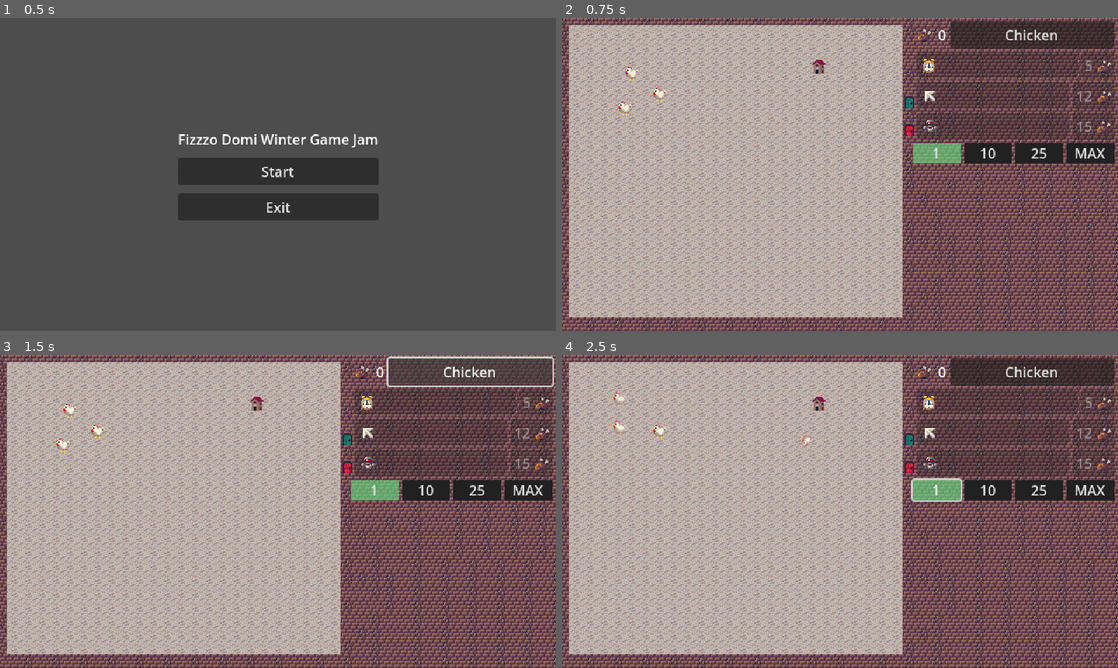
Above: before the commit, frames 1-4 (two rows, left to right).
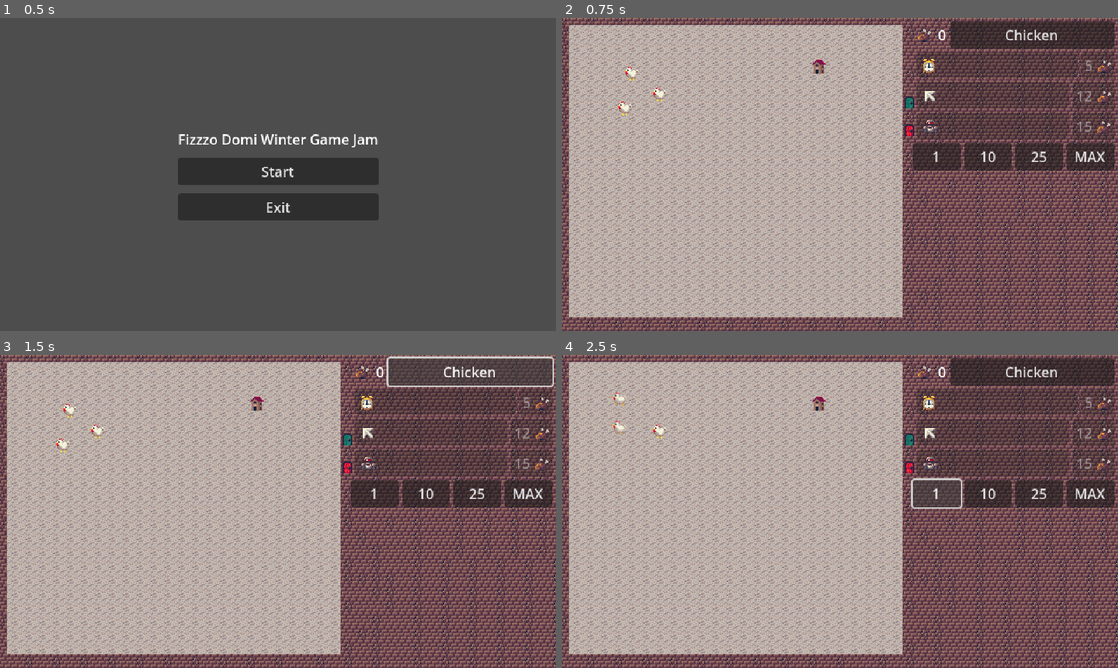
Above: after the commit, the same moments.

Repository: hostdos/WGJ25
Game: Godot game, scene res://scenes/main_menu.tscn
Same seed, same stepped clock (60 frames per second), same inputs: the game is played once before the commit and once after it.
Inputs:
- Up to frame 1 (0.5 s): no input
- Up to frame 2 (0.75 s): click "Start" at 0.5 s
- Up to frame 3 (1.5 s): click "Chicken" at 1.25 s
- Up to frame 4 (2.5 s): click "1" at 2 s

Frame 1 is identical in both runs. In frame 2, 2.6% of the frame differs, in the area x 63-100%, y 40-49%; in frame 3, 2.6%; in frame 4, 2.7%, in the area x 43-100%, y 25-50%.
Error after the commit: Parse Error: Identifier "_send_robot" not declared in the current scope. (res://scenes/ui/game_ui.gd:11)

Commit message:
small changes to test env

Diff:
--- a/toy-box-25/scenes/test_env.tscn
+++ b/toy-box-25/scenes/test_env.tscn
@@ -1,8 +1,9 @@
-[gd_scene load_steps=4 format=4 uid="uid://b67pr70obrbj6"]
+[gd_scene load_steps=5 format=4 uid="uid://b67pr70obrbj6"]
 
 [ext_resource type="TileSet" uid="uid://bn605yer4cb81" path="res://resources/background_tiles.tres" id="1_yl55h"]
 [ext_resource type="PackedScene" uid="uid://dvxf7d48sorna" path="res://scenes/base_chicken.tscn" id="2_kyn1l"]
 [ext_resource type="PackedScene" uid="uid://ds6fi3awl6dqd" path="res://scenes/ChickenCoop.tscn" id="3_po6i2"]
+[ext_resource type="PackedScene" uid="uid://fea272adtggh" path="res://scenes/robot_collect_point.tscn" id="4_wpndf"]
 
 [node name="TestEnv" type="Node2D"]
 
@@ -22,3 +23,6 @@
 
 [node name="ChickenCoop" parent="." instance=ExtResource("3_po6i2")]
 position = Vector2(304, 64)
+
+[node name="RobotCollectPoint" parent="." instance=ExtResource("4_wpndf")]
+position = Vector2(400, 128)
--- a/toy-box-25/scenes/ui/game_ui.gd
+++ b/toy-box-25/scenes/ui/game_ui.gd
@@ -8,6 +8,7 @@
 	GameManager.amount_poulet_changed.connect(_update_poulet_amount)
 	%TimerIdleUpgrade.on_progress_bar_full.connect(_add_chicken)
 	%MouseIdleUpgrade.on_upgraded.connect(_add_mouse)
+	%RobotIdleUpgrade.on_progress_bar_full.connect(_send_robot)
 	%AddChickenButton.pressed.connect(_add_chicken)
 	_init_upgrade_size_buttons()
 
--- a/toy-box-25/scenes/ui/game_ui.tscn
+++ b/toy-box-25/scenes/ui/game_ui.tscn
@@ -89,7 +89,7 @@
 base_price = 12
 base_interval = 0
 
-[node name="IdleUpgrade" parent="MarginContainer/VBoxContainer" instance=ExtResource("4_fct72")]
+[node name="RobotIdleUpgrade" parent="MarginContainer/VBoxContainer" instance=ExtResource("4_fct72")]
 layout_mode = 2
 sprite_upgrade = ExtResource("9_fftnl")
 sprite_spending_currency = ExtResource("10_bxde6")
--- a/toy-box-25/scenes/ui/idle_upgrade.gd
+++ b/toy-box-25/scenes/ui/idle_upgrade.gd
@@ -48,5 +48,8 @@
 func _update_poulets_needed():
 	%UpgradeButton.text = str(_get_price()) + "     "
 
+func _send_robot():
+	pass
+
 func _get_price():
 	return base_price + idle_upgrade_level * (base_price / 2)
Not shown: 1 places in toy-box-25/scenes/ui/game_ui.tscn that only renumber resources
